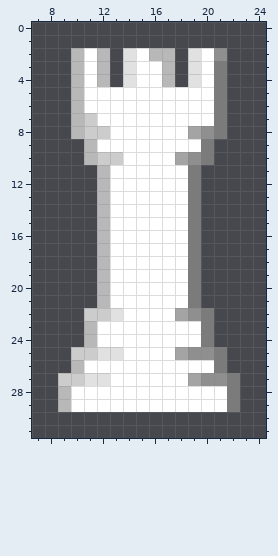
Pixel-art sprite, stored at assets/textures/pieces/rook_w.png. The picture above is the old version.
The file is 32x32 pixels. Colours within 5 levels of each other are drawn and written as one. Shown: x 7..24, y 0..31.
Once edited:
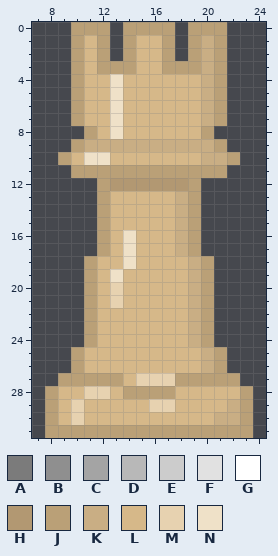
Palette (. is transparent): A #7b7b7b  B #8f8f8f  C #a4a4a4  D #b8b8b8  E #cccccc  F #e1e1e1  G #ffffff  H #b29872  J #baa077  K #c9ae84  L #d6b889  M #e7d2b0  N #efe1c8
Diff:
Changed rows in their new state; - is an unchanged pixel.
first column x 8:
 0 --JJJ-JJJJ-JJJ--
 1 --JLJ-JLLJ-JKJ--
 2 --JLJ-JLLJ-JKJ--
 3 --JLJJJLLJJJKJ--
 4 --JLLNLLLLLLKJ--
 5 --JLLNLLLLLLKJ--
 6 --JLLNLLLLLLKJ--
 7 --JLLNLLLLLLKJ--
 8 --.JLNLLLLLLJ.--
 9 --JKKKKKKKKKKJ--
10 -JLNNLLLLLLLKKJ-
11 --JJJJJJJJJJJJ--
12 ----JHHHHHHJ----
13 ----JLLLLLKJ----
14 ----JLLLLLKJ----
15 ----JLLLLLKJ----
16 ----JLNLLLKJ----
17 ----JLNLLLKJ----
18 ---JLLNLLLLKJ---
19 ---JLNLLLLLKJ---
20 ---JLMLLLLLKJ---
21 ---JLMLLLLLKJ---
22 ---JLLLLLLLKJ---
23 ---JLLLLLLLKJ---
24 ---JLLLLLLLKJ---
25 --JLLLLLLLLLKJ--
26 --JLLLLLLLLLKJ--
27 -JJJJJLMMMJJJJJ-
28 JLLMMLJJJJLLLLLJ
29 JLMLLLLLMMLLLLKJ
30 JLMLLLLLLLLLLKKJ
31 JJJJJJJJJJJJJJJJ
Boxes around the changes in both pictures, in picture pixels (x1, y1, x2, y2):
changed: (45, 22, 253, 438)
